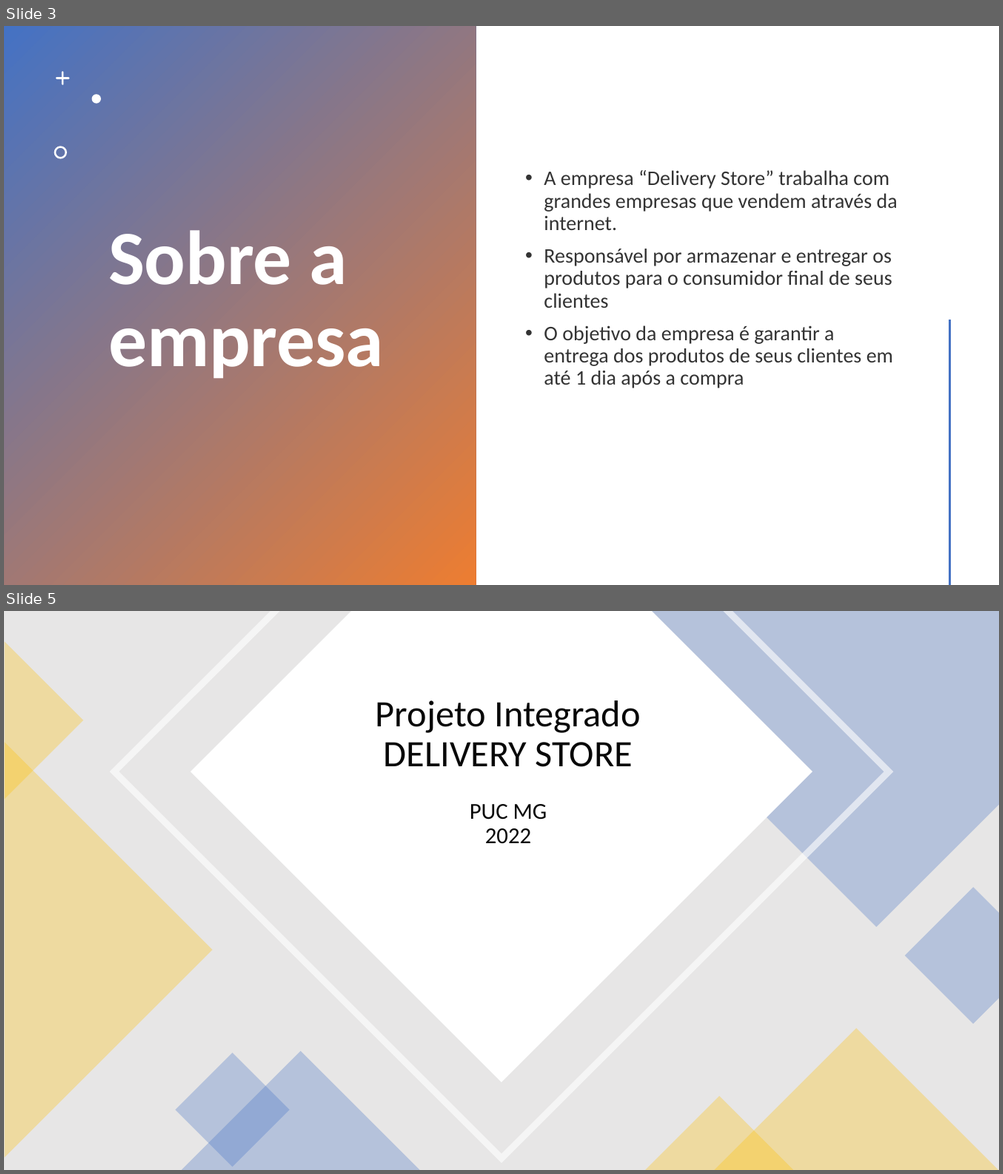
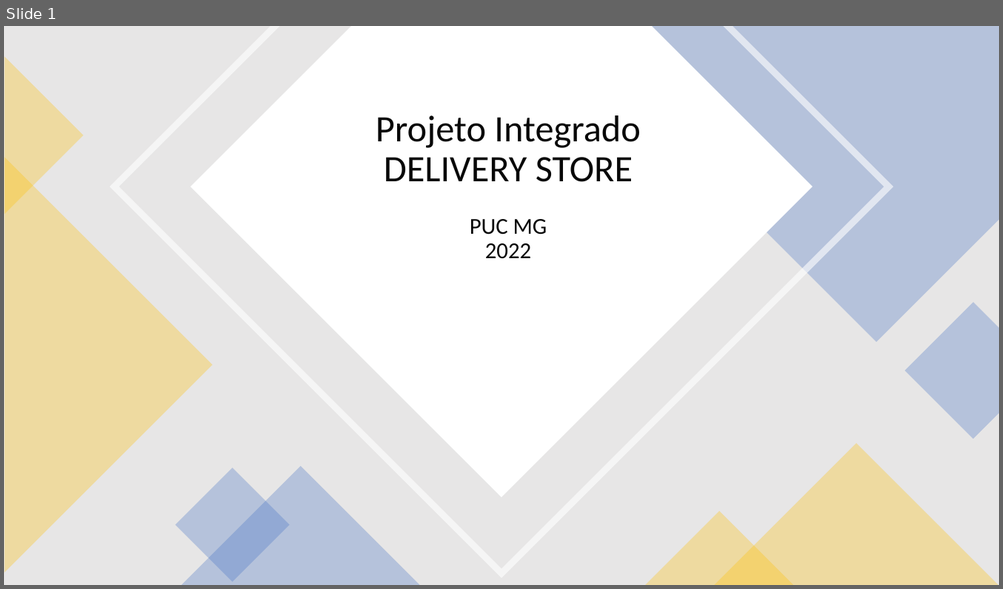
Before and after one commit to frederickfrigieri/puc-projeto-integrado, a slide deck: doc/Apresentação PUC.pptx. Shown one above the other, each under a label of ours: slides 3 and 5 before the commit, slide 1 after it; the slides between them are not shown. The pictures are 1003x1174 and 1003x589 pixels, drawn with LibreOffice and Linux fonts; fonts in the diff are those of the drawing. Boxes give left, top, right and bottom in pixels: in the first picture for what was removed or moved away, otherwise in the second. Text is boxed around its words. In the diff, an @@ line names an element or a change of style, - is before the commit and + after.

```diff
--- a/doc/Apresentação PUC.pptx
+++ b/doc/Apresentação PUC.pptx
@@ slide 3 removed at <box>4,26,999,585</box>, background #FFFFFF @@
@@ rectangle removed at <box>4,26,475,585</box> @@
@@ freeform shape removed at <box>56,72,70,86</box> @@
@@ freeform shape removed at <box>92,95,101,104</box> @@
@@ freeform shape removed at <box>54,146,67,158</box> @@
@@ text removed at <box>543,170,897,389</box> @@
-• A empresa “Delivery Store” trabalha com grandes empresas que vendem através da internet.
-• Responsável por armazenar e entregar os produtos para o consumidor final de seus clientes
-• O objetivo da empresa é garantir a entrega dos produtos de seus clientes em até 1 dia após a compra
@@ title removed at <box>108,230,384,378</box> @@
-Sobre a empresa
@@ line removed from (949, 321) to (949, 585) @@
@@ what was slide 5 is now slide 1 @@
```
Also in this commit, not shown: 1 slide changed, 3 other slides removed, 5 other files.
